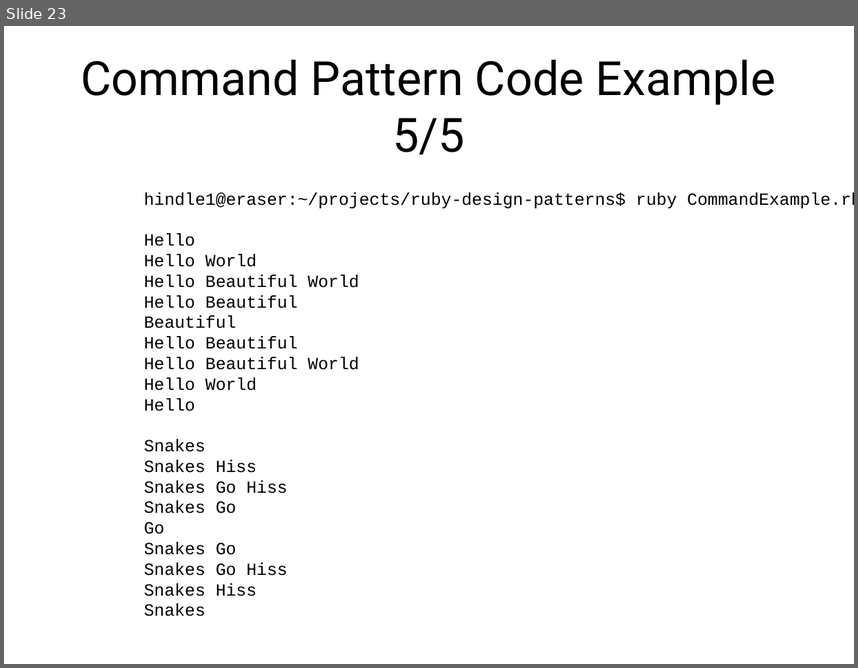
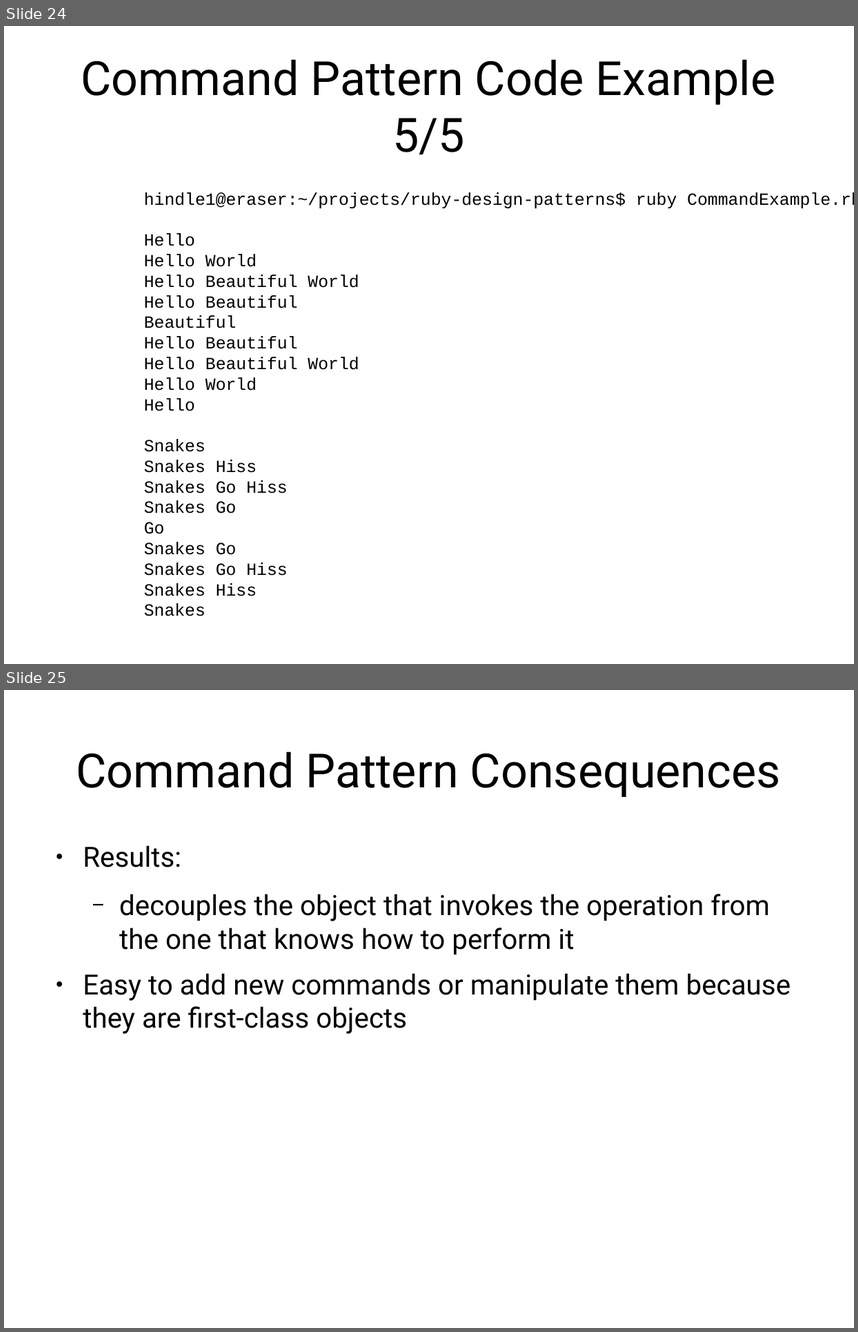
Before and after one commit to abramhindle/ruby-design-patterns, a slide deck: ruby-design-patterns-partI.odp. Shown one above the other, each under a label of ours: slide 23 before the commit, slides 24 and 25 after it. The pictures are 858x668 and 858x1332 pixels, drawn with LibreOffice and Linux fonts; fonts in the diff are those of the drawing. Boxes give left, top, right and bottom in pixels: in the first picture for what was removed or moved away, otherwise in the second. Text is boxed around its words. In the diff, an @@ line names an element or a change of style, - is before the commit and + after.

```diff
--- a/ruby-design-patterns-partI.odp
+++ b/ruby-design-patterns-partI.odp
@@ slide 25 added at box(4, 690, 854, 1328), background #FFFFFF @@
@@ title added at box(76, 751, 781, 797), 44 pt, text #000000 @@
+Command Pattern Consequences
@@ text added at box(83, 845, 791, 1034), 26 pt, text #000000 @@
+● Results:
+  − decouples the object that invokes the operation from the one that knows how to perform it
+● Easy to add new commands or manipulate them because they are first-class objects
@@ what was slide 23 is now slide 24 @@
```
Also in this commit, not shown: 2 slides changed, 1 other slide added, 1 other file.
